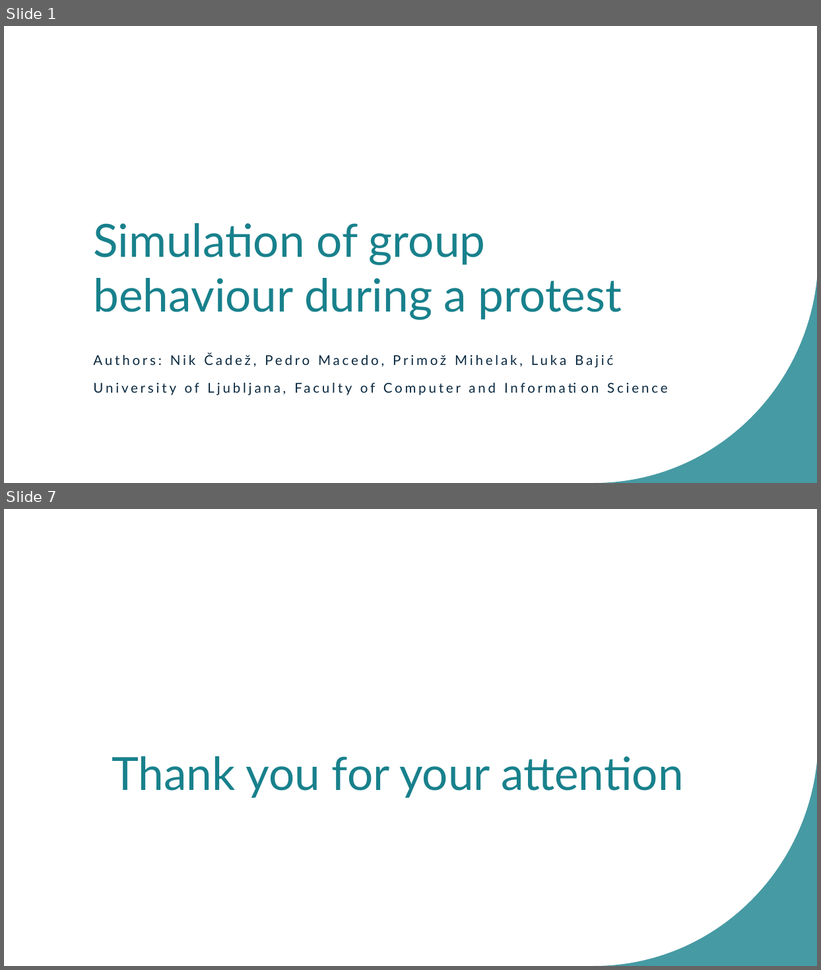
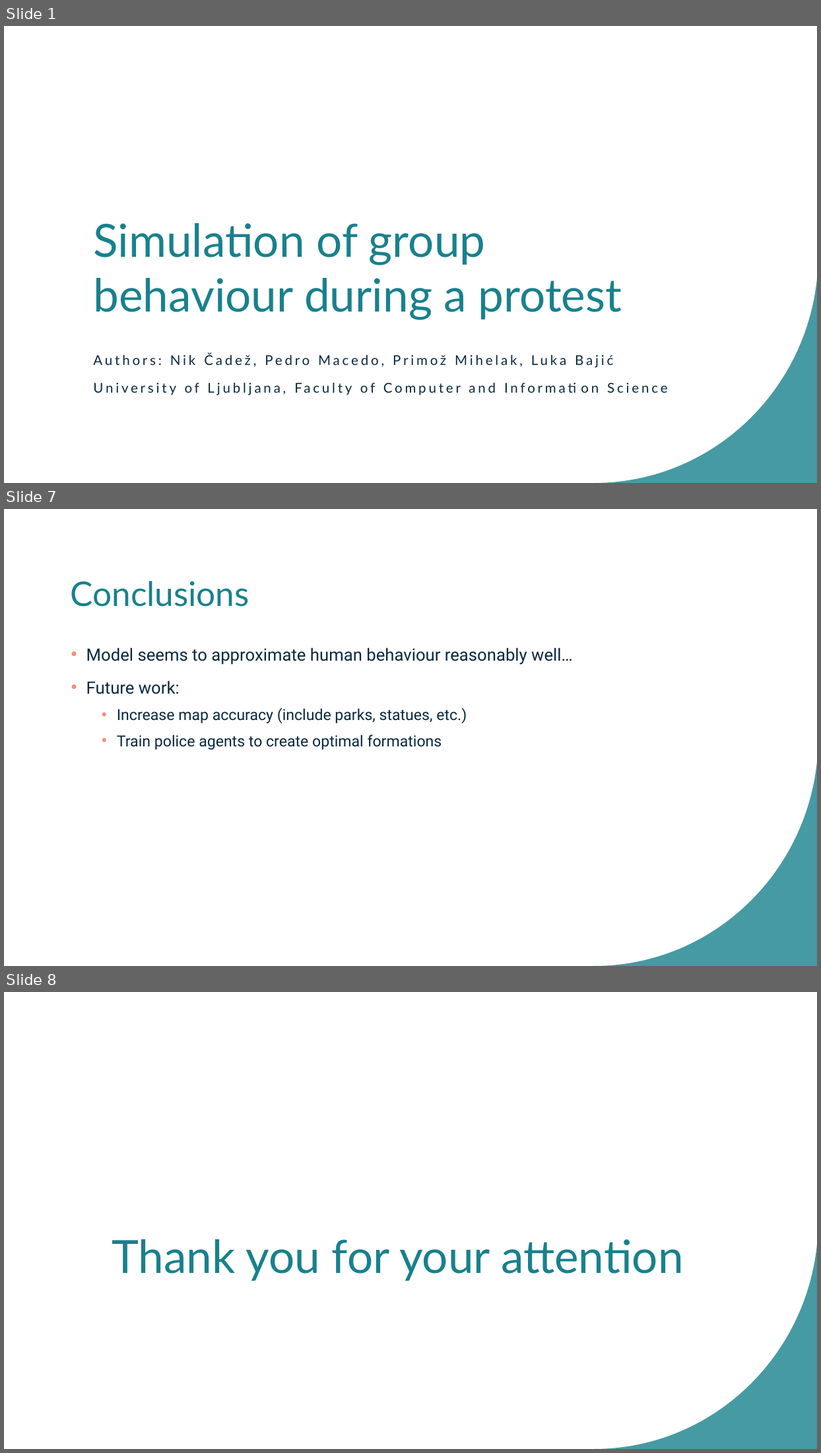
Before and after one commit to bajicluka01/CollectiveBehaviour-GroupA, a slide deck: GroupA-presentation.pptx. Shown one above the other, each under a label of ours: slides 1 and 7 before the commit, slides 1, 7 and 8 after it; the slides between them are not shown. The pictures are 821x970 and 821x1453 pixels, drawn with LibreOffice and Linux fonts; fonts in the diff are those of the drawing. Boxes give left, top, right and bottom in pixels: in the first picture for what was removed or moved away, otherwise in the second. Text is boxed around its words. In the diff, an @@ line names an element or a change of style, - is before the commit and + after.

```diff
--- a/GroupA-presentation.pptx
+++ b/GroupA-presentation.pptx
@@ slide 7 added at <box>4,509,817,966</box>, background #FFFFFF; not listed: 1 template element that a slide beside it also shows @@
@@ title added at <box>71,581,250,607</box>, 40 pt, text #18818C @@
+Conclusions
@@ text added at <box>86,648,573,750</box>, 18 pt, text #09283F @@
+• Model seems to approximate human behaviour reasonably well…
+• Future work:
+  • Increase map accuracy (include parks, statues, etc.)
+  • Train police agents to create optimal formations
@@ what was slide 7 is now slide 8 @@
```
Also in this commit, not shown: 5 other slides added, 5 slides removed, 12 other files.
